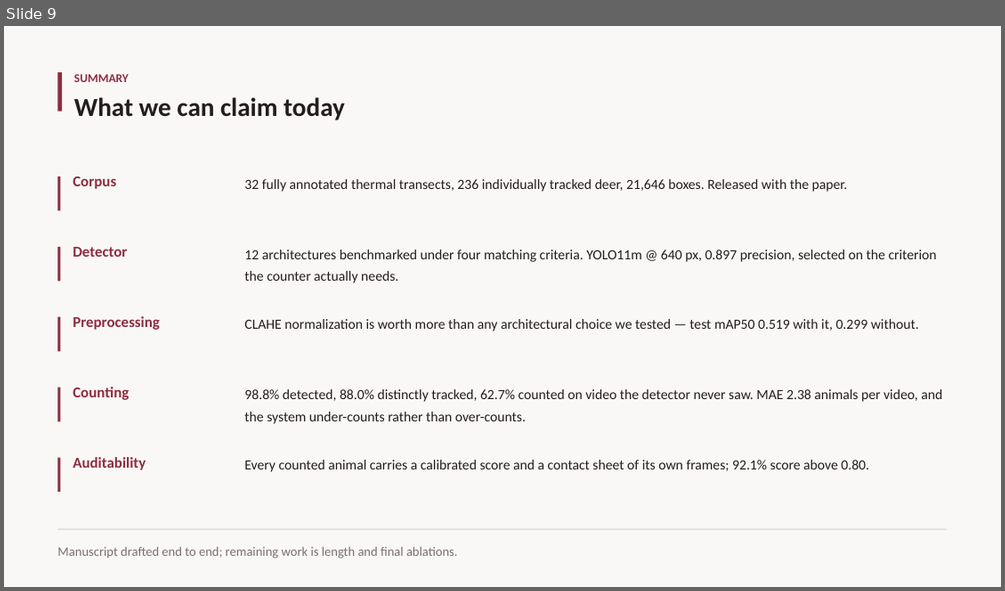
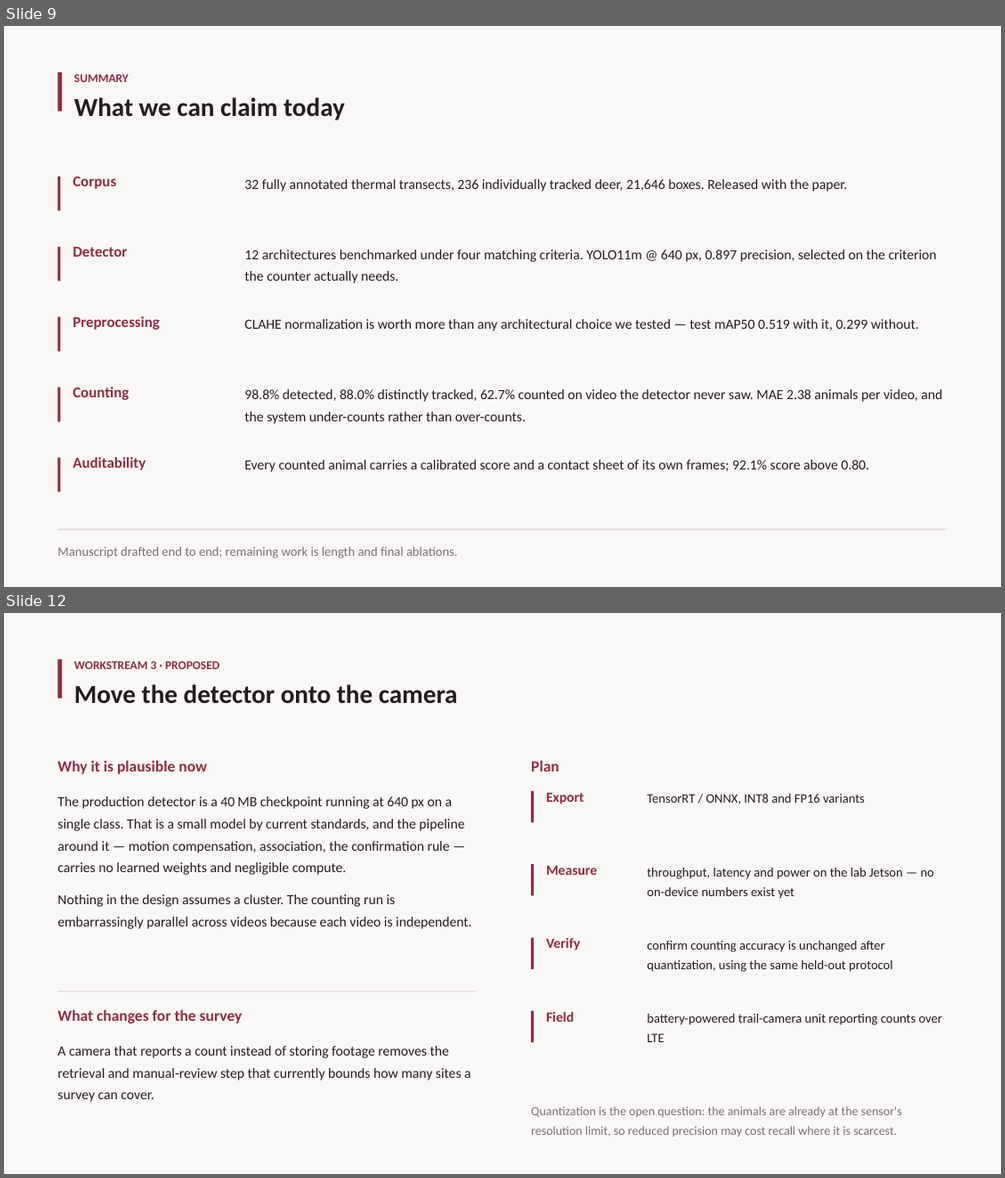
Before and after one commit to taminulislam/wildlife, a slide deck: docs/slides/wildlife_results.pptx. Shown one above the other, each under a label of ours: slide 9 before the commit, slides 9 and 12 after it; the slides between them are not shown. The pictures are 1005x591 and 1005x1178 pixels, drawn with LibreOffice and Linux fonts; fonts in the diff are those of the drawing. Boxes give left, top, right and bottom in pixels: in the first picture for what was removed or moved away, otherwise in the second. Text is boxed around its words. In the diff, an @@ line names an element or a change of style, - is before the commit and + after.

```diff
--- a/docs/slides/wildlife_results.pptx
+++ b/docs/slides/wildlife_results.pptx
@@ slide 12 added at (4,613,1001,1174), background #FFFFFF @@
@@ rectangle added at (4,613,1001,1174), fill #FAF8F7 @@
@@ rectangle added at (57,659,63,698), fill #8C2D3F @@
@@ text added at (74,661,219,669), 11.5 pt, text #8C2D3F, bold @@
+WORKSTREAM 3 · PROPOSED
@@ text added at (74,684,458,704), 25 pt, text #241C1E, bold @@
+Move the detector onto the camera
@@ text added at (57,760,207,774), 15 pt, text #8C2D3F, bold @@
+Why it is plausible now
@@ text added at (531,760,559,771), 15 pt, text #8C2D3F, bold @@
+Plan
@@ text added at (57,796,472,929), 13.5 pt, text #241C1E @@
+The production detector is a 40 MB checkpoint running at 640 px on a single class. That is a small model by current standards, and the pipeline around it — motion compensation, association, the confirmation rule — carries no learned weights and negligible compute.
+Nothing in the design assumes a cluster. The counting run is embarrassingly parallel across videos because each video is independent.
@@ rectangle added at (531,791,534,822), fill #8C2D3F @@
@@ text added at (546,792,584,804), 13.5 pt, text #8C2D3F, bold @@
+Export
@@ text added at (647,794,865,804), 12.5 pt, text #241C1E @@
+TensorRT / ONNX, INT8 and FP16 variants
@@ rectangle added at (531,864,534,896), fill #8C2D3F @@
@@ text added at (546,865,597,875), 13.5 pt, text #8C2D3F, bold @@
+Measure
@@ text added at (647,868,934,899), 12.5 pt, text #241C1E @@
+throughput, latency and power on the lab Jetson — no on-device numbers exist yet
@@ rectangle added at (531,938,534,969), fill #8C2D3F @@
@@ text added at (546,938,580,950), 13.5 pt, text #8C2D3F, bold @@
+Verify
@@ text added at (647,941,893,972), 12.5 pt, text #241C1E @@
+confirm counting accuracy is unchanged after quantization, using the same held-out protocol
@@ rectangle added at (57,990,477,992), fill #E4DDDE @@
@@ text added at (57,1009,243,1023), 15 pt, text #8C2D3F, bold @@
+What changes for the survey
@@ rectangle added at (531,1011,534,1042), fill #8C2D3F @@
@@ text added at (546,1012,574,1022), 13.5 pt, text #8C2D3F, bold @@
+Field
@@ text added at (647,1013,942,1042), 12.5 pt, text #241C1E @@
+battery-powered trail-camera unit reporting counts over LTE
@@ text added at (57,1046,471,1102), 13.5 pt, text #241C1E @@
+A camera that reports a count instead of storing footage removes the retrieval and manual-review step that currently bounds how many sites a survey can cover.
@@ text added at (531,1106,902,1136), 12 pt, text #7A6E70 @@
+Quantization is the open question: the animals are already at the sensor's resolution limit, so reduced precision may cost recall where it is scarcest.
```
Also in this commit, not shown: 3 other slides added, 3 other files.
